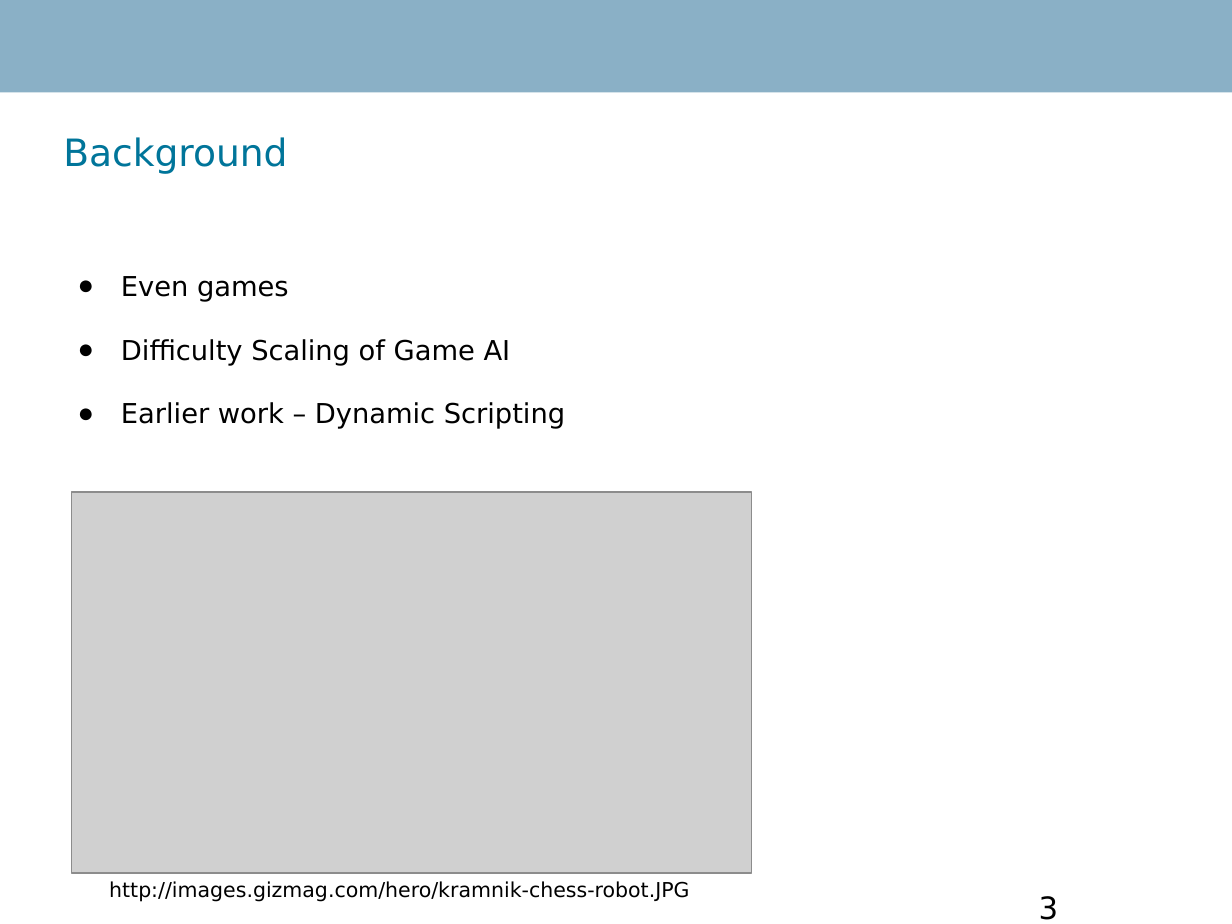
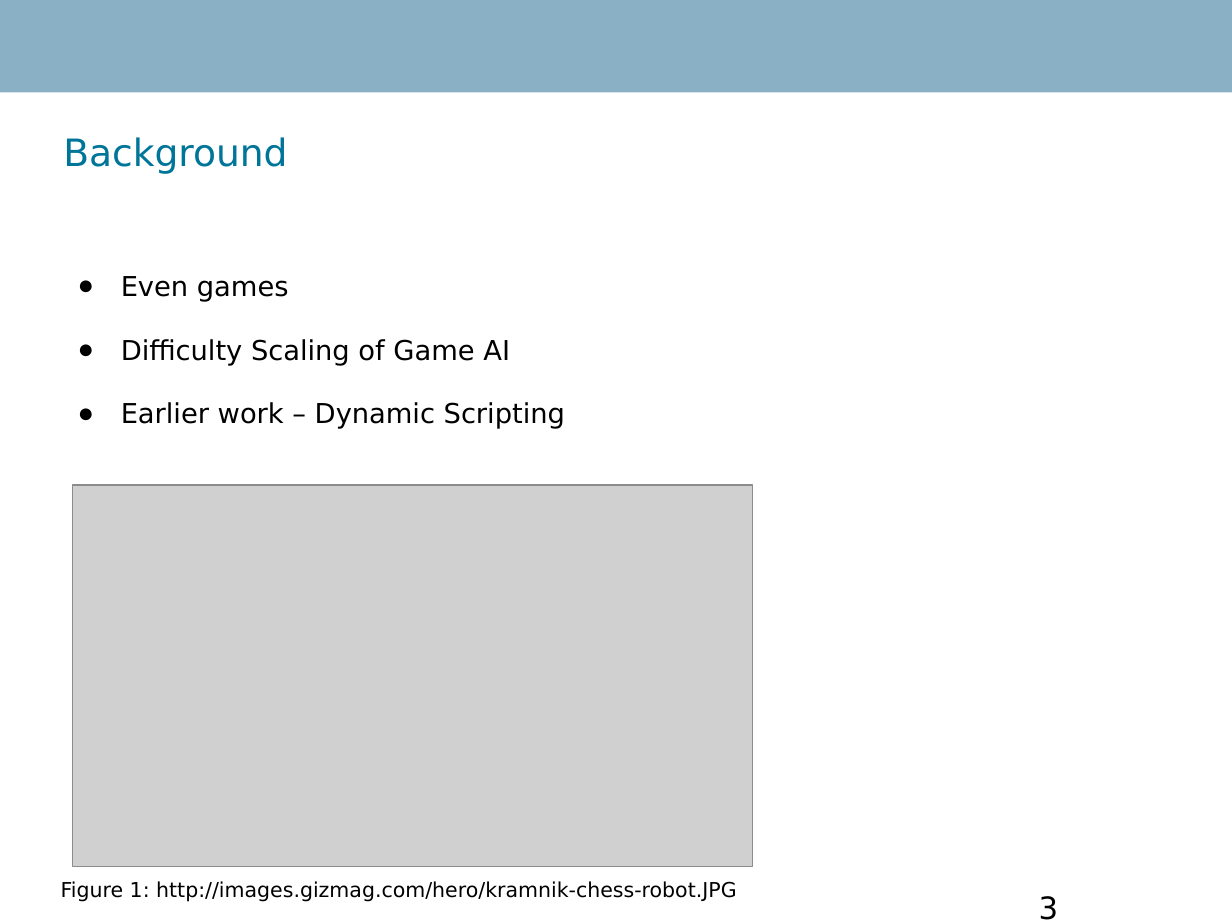
Before and after one commit to RobinTo/AdaptiveGame, a slide deck: slide 3 of IKT426 Research Seminar Report/presentation.ppt. Drawn at 1232x924 pixels with LibreOffice and Linux fonts; fonts in the diff are those of the drawing; grey boxes stand for pictures; background and template pictures are left out. Boxes give left, top, right and bottom in pixels: in the first picture for what was removed or moved away, otherwise in the second. Text is boxed around its words. In the diff, an @@ line names an element or a change of style, - is before the commit and + after.

```diff
--- a/IKT426 Research Seminar Report/presentation.ppt
+++ b/IKT426 Research Seminar Report/presentation.ppt
@@ picture: place and size @@
-picture at [71, 492, 752, 872]
+picture at [73, 485, 753, 866]
@@ text at [61, 881, 736, 902]: text changed @@
-http://images.gizmag.com/hero/kramnik-chess-robot.JPG
+Figure 1: http://images.gizmag.com/hero/kramnik-chess-robot.JPG
```
Also in this commit, not shown: 3 other slides changed, 5 slides added, 2 slides removed, 1 other file.
